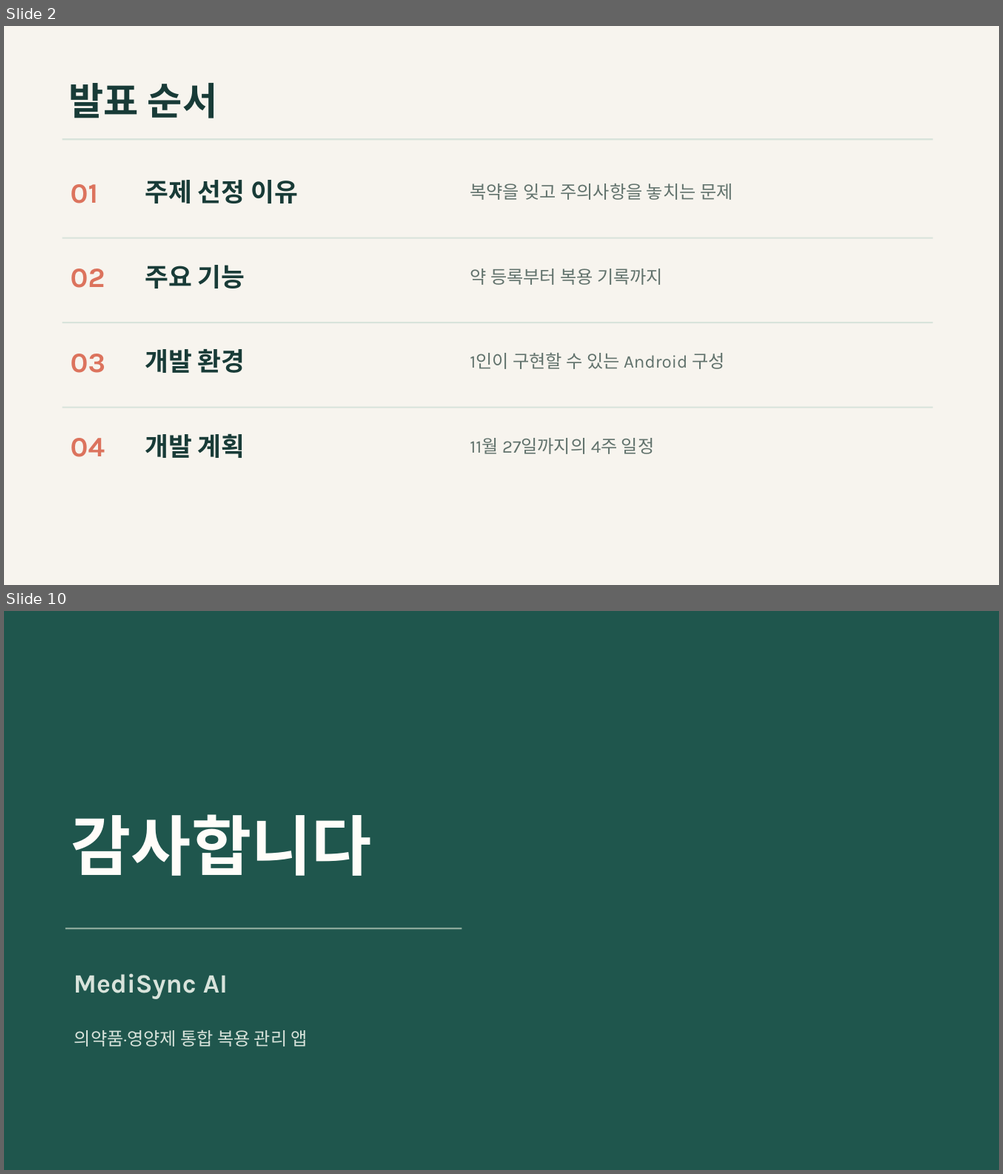
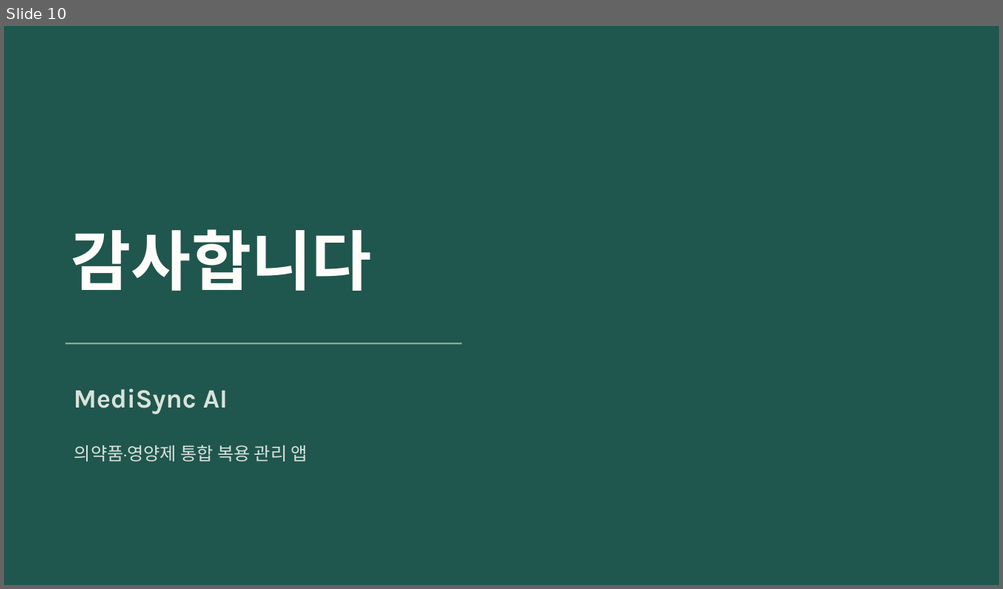
Before and after one commit to chanwoo03/TOC, a slide deck: docs/downloads/MediSync-AI.pptx. Shown one above the other, each under a label of ours: slides 2 and 10 before the commit, slide 10 after it; the slides between them are not shown. The pictures are 1003x1174 and 1003x589 pixels, drawn with LibreOffice and Linux fonts; fonts in the diff are those of the drawing. Boxes give left, top, right and bottom in pixels: in the first picture for what was removed or moved away, otherwise in the second. Text is boxed around its words. In the diff, an @@ line names an element or a change of style, - is before the commit and + after.

```diff
--- a/docs/downloads/MediSync-AI.pptx
+++ b/docs/downloads/MediSync-AI.pptx
@@ slide 2 removed at (x1=4, y1=26, x2=999, y2=585), background #F7F4EE @@
@@ text removed at (x1=69, y1=83, x2=218, y2=118) @@
-발표 순서
@@ rectangle removed at (x1=62, y1=138, x2=933, y2=140) @@
@@ text removed at (x1=145, y1=180, x2=298, y2=204) @@
-주제 선정 이유
@@ text removed at (x1=71, y1=184, x2=98, y2=204) @@
-01
@@ text removed at (x1=469, y1=184, x2=732, y2=200) @@
-복약을 잊고 주의사항을 놓치는 문제
@@ rectangle removed at (x1=62, y1=237, x2=933, y2=238) @@
@@ text removed at (x1=71, y1=269, x2=105, y2=288) @@
-02
@@ text removed at (x1=145, y1=265, x2=245, y2=289) @@
-주요 기능
@@ text removed at (x1=469, y1=269, x2=663, y2=285) @@
-약 등록부터 복용 기록까지
@@ rectangle removed at (x1=62, y1=322, x2=933, y2=323) @@
@@ text removed at (x1=71, y1=354, x2=105, y2=373) @@
-03
@@ text removed at (x1=145, y1=349, x2=245, y2=373) @@
-개발 환경
@@ text removed at (x1=469, y1=353, x2=724, y2=369) @@
-1인이 구현할 수 있는 Android 구성
@@ rectangle removed at (x1=62, y1=406, x2=933, y2=408) @@
@@ text removed at (x1=71, y1=438, x2=105, y2=457) @@
-04
@@ text removed at (x1=145, y1=434, x2=245, y2=458) @@
-개발 계획
@@ text removed at (x1=469, y1=438, x2=654, y2=454) @@
-11월 27일까지의 4주 일정
```
Also in this commit, not shown: 2 slides changed, 7 slides added, 6 other slides removed, 26 other files.
